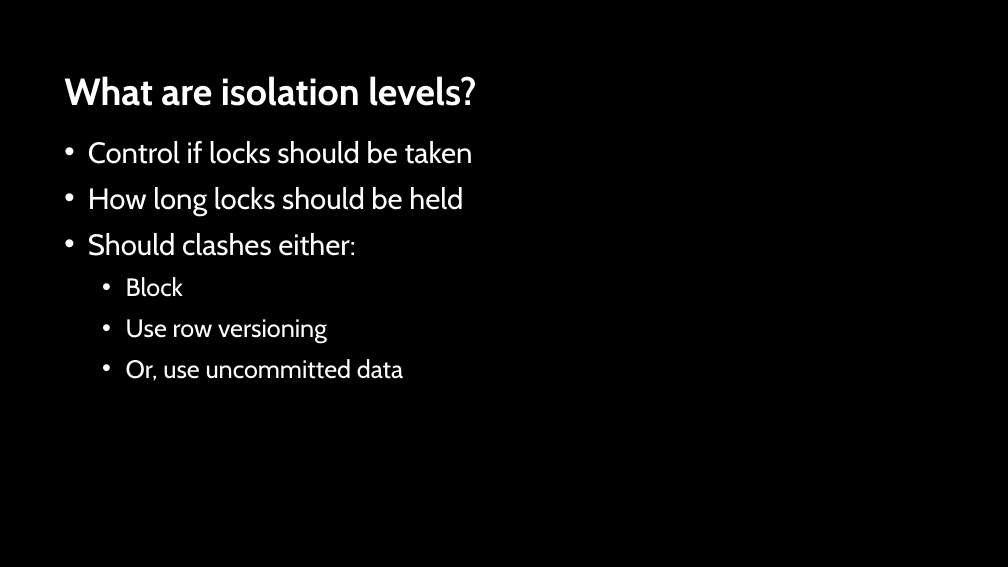
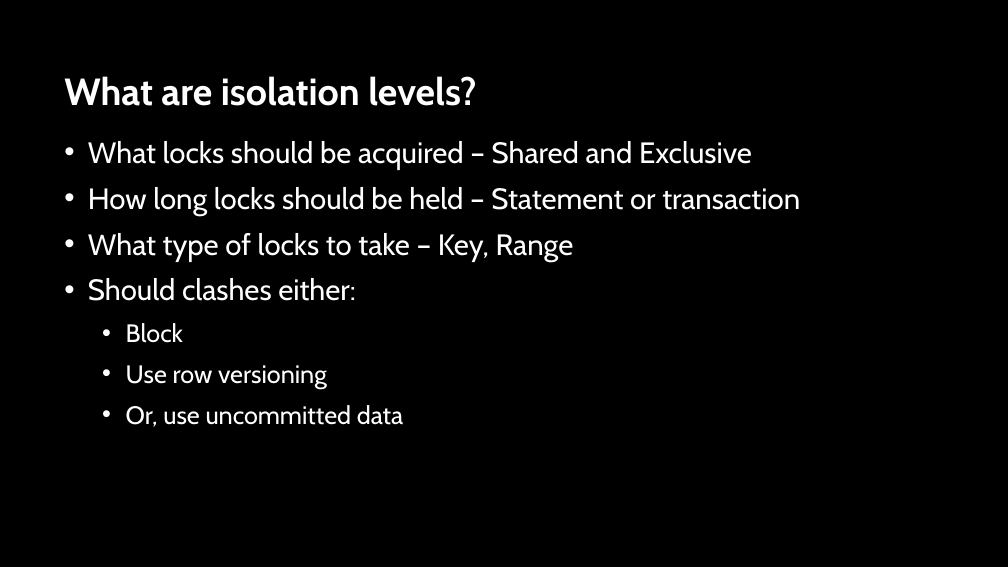
Before and after one commit to sabinio/SQLTraining, a slide deck: slide 36 of Slides/2. Locking.pptx (slide 12 before the commit). Drawn at 1008x567 pixels with LibreOffice and Linux fonts; fonts in the diff are those of the drawing; background and template pictures are left out. Boxes give left, top, right and bottom in pixels: in the first picture for what was removed or moved away, otherwise in the second. Text is boxed around its words. In the diff, an @@ line names an element or a change of style, - is before the commit and + after.

```diff
--- a/Slides/2. Locking.pptx
+++ b/Slides/2. Locking.pptx
@@ text at bbox=[88, 141, 800, 262]: text changed @@
-• Control if locks should be taken
-• How long locks should be held
+• What locks should be acquired – Shared and Exclusive
+• How long locks should be held – Statement or transaction
+• What type of locks to take – Key, Range
```
Also in this commit, not shown: 10 other slides changed, 34 slides added, 3 other files.
